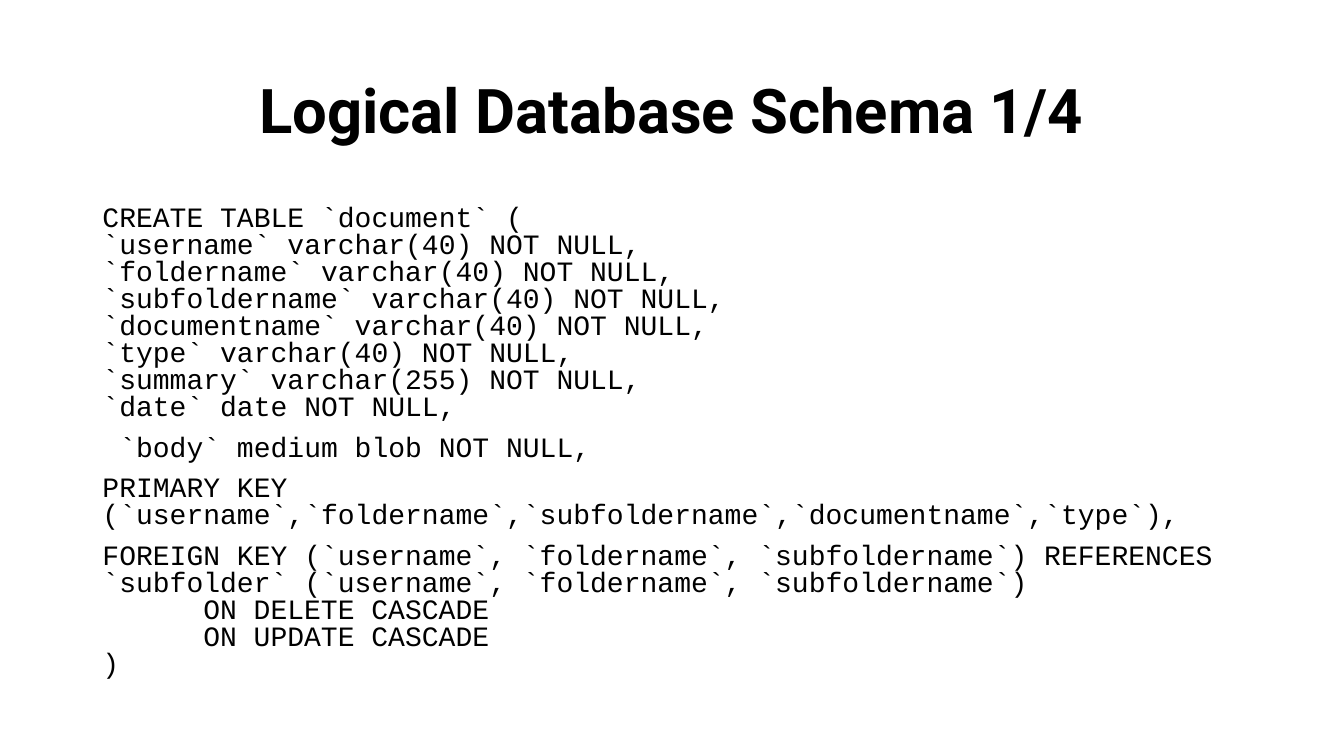
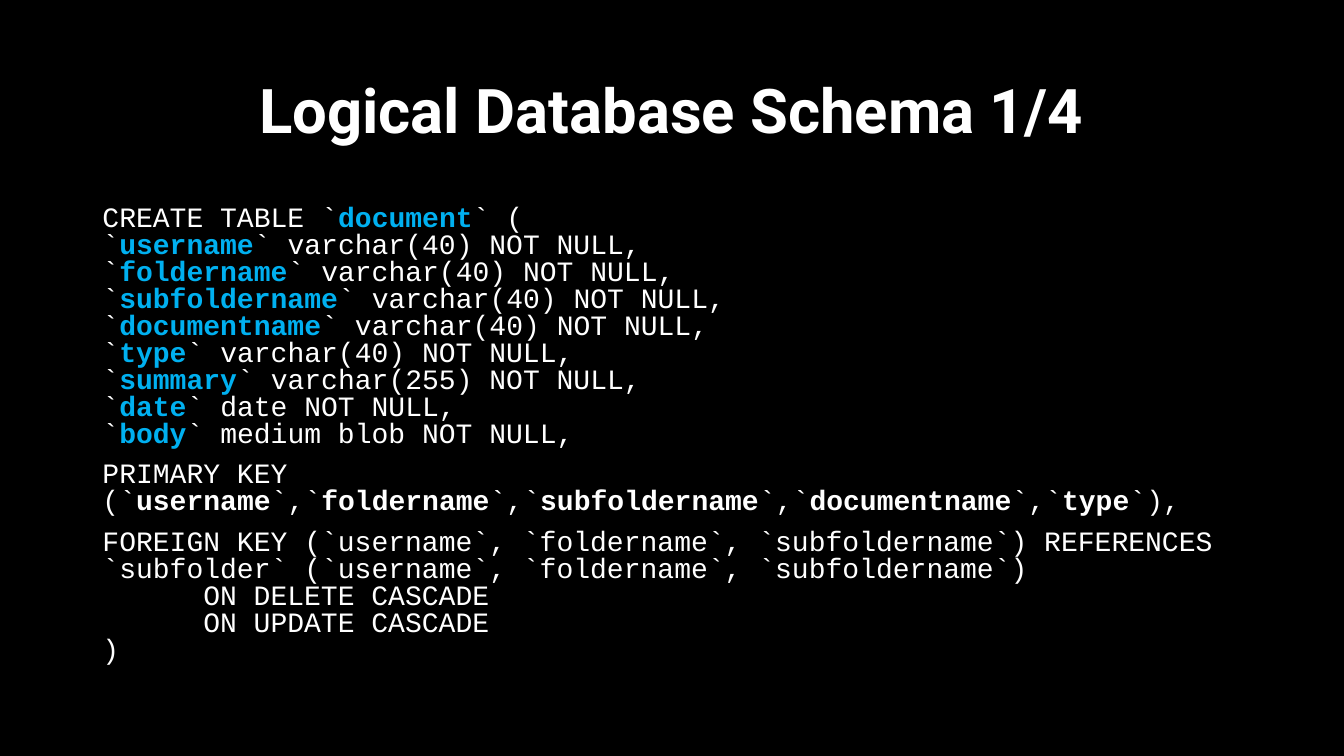
Before and after one commit to lorenzofranze/TIW2022-DocumentManager, a slide deck: slide 6 of deliveries/documentManager.pptx. Drawn at 1344x756 pixels with LibreOffice and Linux fonts; fonts in the diff are those of the drawing. Boxes give left, top, right and bottom in pixels: in the first picture for what was removed or moved away, otherwise in the second. Text is boxed around its words. In the diff, an @@ line names an element or a change of style, - is before the commit and + after.

```diff
--- a/deliveries/documentManager.pptx
+++ b/deliveries/documentManager.pptx
@@ background #FFFFFF to #000000 @@
@@ title "Logical Database Schema 1/4" at box(259, 86, 1084, 146): text colour #000000 to #FFFFFF @@
@@ text at box(102, 207, 725, 449): text changed; text colour #000000 to #FFFFFF @@
-CREATE TABLE `document` (
-`username` varchar(40) NOT NULL,
-`foldername` varchar(40) NOT NULL,
-`subfoldername` varchar(40) NOT NULL,
-`documentname` varchar(40) NOT NULL,
-`type` varchar(40) NOT NULL,
-`summary` varchar(255) NOT NULL,
-`date` date NOT NULL,
-`body` medium blob NOT NULL,
+CREATE TABLE `document` (
+`username` varchar(40) NOT NULL,
+`foldername` varchar(40) NOT NULL,
+`subfoldername` varchar(40) NOT NULL,
+`documentname` varchar(40) NOT NULL,
+`type` varchar(40) NOT NULL,
+`summary` varchar(255) NOT NULL,
+`date` date NOT NULL,
+`body` medium blob NOT NULL,
@@ text at box(102, 464, 1212, 633): text colour #000000 to #FFFFFF in "PRIMARY KEY (`username`,`foldername`,`subfoldername`,`docume ...", "FOREIGN KEY (`username`, `foldername`, `subfoldername`) REFE ..."; bold on in "(`username`,`foldername`,`subfoldername`,`documentname`,`typ ..." @@
```
Also in this commit, not shown: 17 other slides changed, 6 slides added, 7 slides removed.
